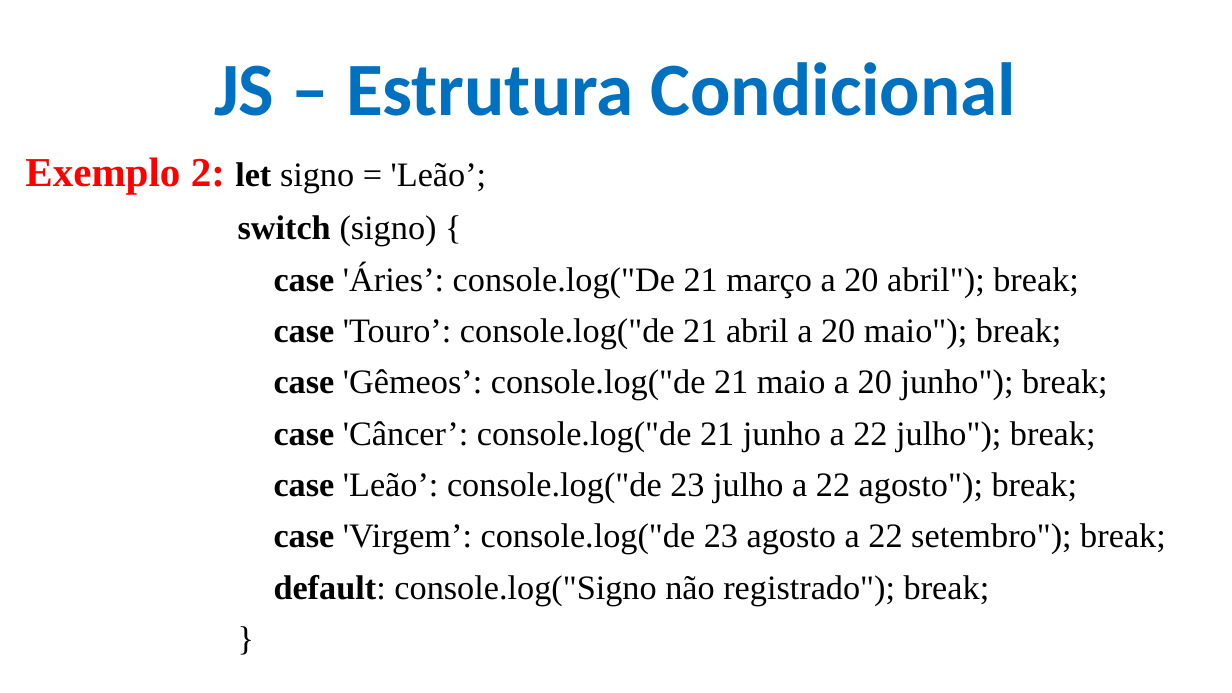
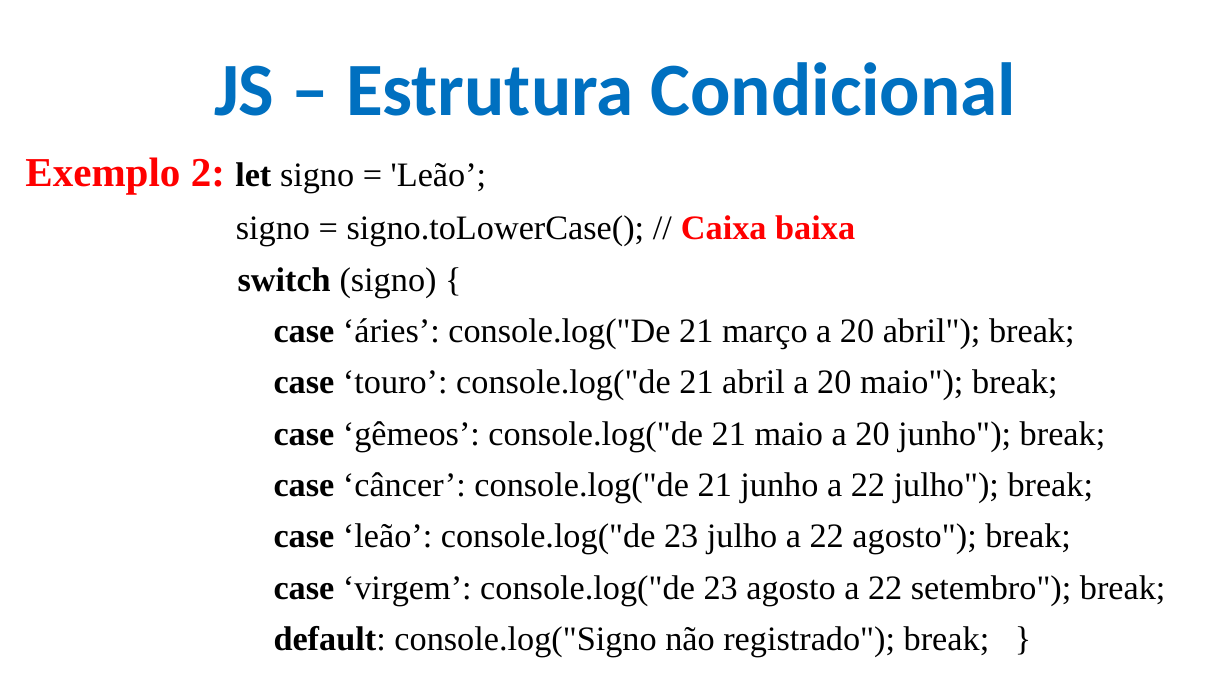
Before and after one commit to CloudEducationBrazil/WydenDesenvolvimentoWebPHP, a slide deck: slide 23 of 01 Classes/Aula 09 Desenvolvimento Web PHP - JS.pptx. Drawn at 1232x693 pixels with LibreOffice and Linux fonts; fonts in the diff are those of the drawing; background and template pictures are left out. Boxes give left, top, right and bottom in pixels: in the first picture for what was removed or moved away, otherwise in the second. Text is boxed around its words. In the diff, an @@ line names an element or a change of style, - is before the commit and + after.

Commit message:
JS ...

```diff
--- a/01 Classes/Aula 09 Desenvolvimento Web PHP - JS.pptx
+++ b/01 Classes/Aula 09 Desenvolvimento Web PHP - JS.pptx
@@ text at (x1=236, y1=215, x2=855, y2=246): paragraph added @@
+signo = signo.toLowerCase(); // Caixa baixa
@@ text at (x1=274, y1=318, x2=1166, y2=657): text changed @@
-      case 'Áries’: console.log("De 21 março a 20 abril"); break;
-      case 'Touro’: console.log("de 21 abril a 20 maio"); break;
-      case 'Gêmeos’: console.log("de 21 maio a 20 junho"); break;
-      case 'Câncer’: console.log("de 21 junho a 22 julho"); break;
-      case 'Leão’: console.log("de 23 julho a 22 agosto"); break;
-      case 'Virgem’: console.log("de 23 agosto a 22 setembro"); break;
-      default: console.log("Signo não registrado"); break;
-      }
+      case ‘áries’: console.log("De 21 março a 20 abril"); break;
+      case ‘touro’: console.log("de 21 abril a 20 maio"); break;
+      case ‘gêmeos’: console.log("de 21 maio a 20 junho"); break;
+      case ‘câncer’: console.log("de 21 junho a 22 julho"); break;
+      case ‘leão’: console.log("de 23 julho a 22 agosto"); break;
+      case ‘virgem’: console.log("de 23 agosto a 22 setembro"); break;
+      default: console.log("Signo não registrado"); break; }
```
Also in this commit, not shown: 6 other slides changed, 6 slides added.
